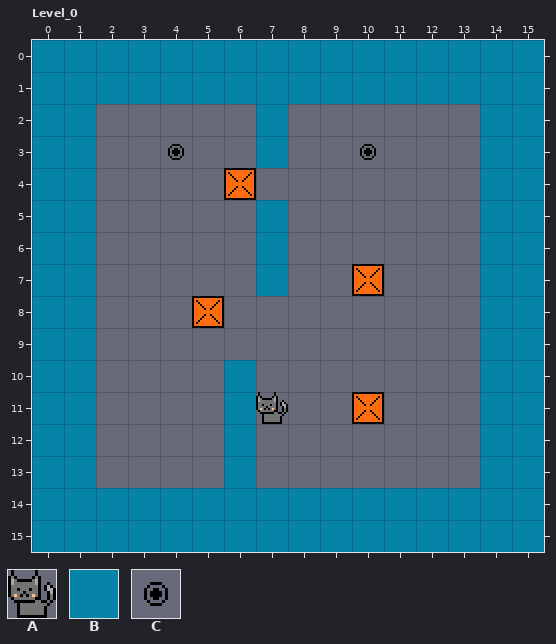
One commit to this LDtk project: Assets/ldtk/map.ldtk. Above, as it was before the edit.
Cells are 16x16 px. Shown: Level_0 x 0..15, y 0..15.
Key: from "Tileset": A 1, B 2, C 4.
_ is an empty cell.
Objects are placed by their top-left corner, in cells (3,4 is the top-left corner of cell 3,4); size is 1x1 cell unless given.
Layer "Walls" before, first column x 0:
 0 BBBBBBBBBBBBBBBB
 1 BBBBBBBBBBBBBBBB
 2 BB_____B______BB
 3 BB_____B______BB
 4 BB____________BB
 5 BB_____B______BB
 6 BB_____B______BB
 7 BB_____B______BB
 8 BB____________BB
 9 BB____________BB
10 BB____B_______BB
11 BB____B_______BB
12 BB____B_______BB
13 BB____B_______BB
14 BBBBBBBBBBBBBBBB
15 BBBBBBBBBBBBBBBB
Objects on layer "Cats" before:
C "Goal" at 4,3
C "Goal" at 10,3
A "Cat" at 7,11
Now the later version:
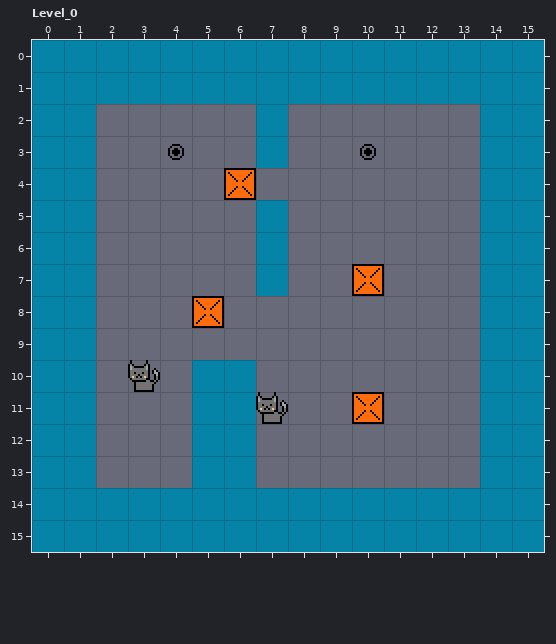
The edit:
{"where": "layer \"Walls\""}
{"y":10,"x":5,"old":"_","new":"B"}
{"y":11,"x":5,"old":"_","new":"B"}
{"y":12,"x":5,"old":"_","new":"B"}
{"y":13,"x":5,"old":"_","new":"B"}
{"where": "layer \"Cats\""}
{"now": "A \"Cat\" at 3,10"}
{"label":"added","picture_box":[128,360,160,392]}
{"label":"added","picture_box":[192,360,224,488]}
